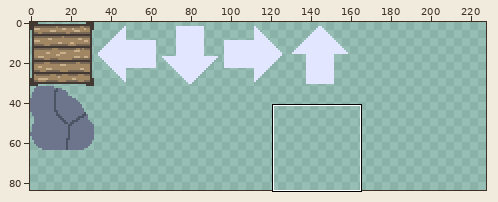
Pixel-art file: GEODE/Assets/Sprites/ItemSprites/32x32Sprites.aseprite. The first picture is a wide view before the edit; the outline marks the close-up.
Close-up. First the earlier version:
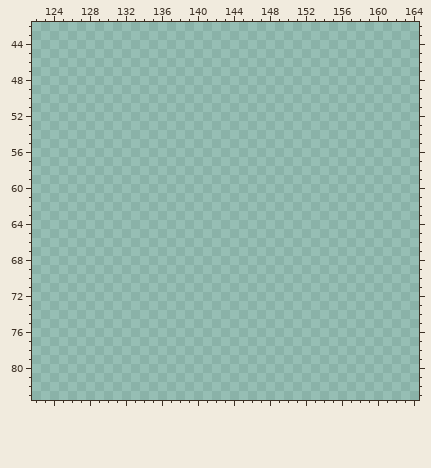
256x256 pixels, 1 frame. Shown: x 122..164, y 42..83. The wide view leaves out empty margins. The commit also changed other parts of the picture, which this record leaves out.
Palette (. is transparent): 
Now the later version:
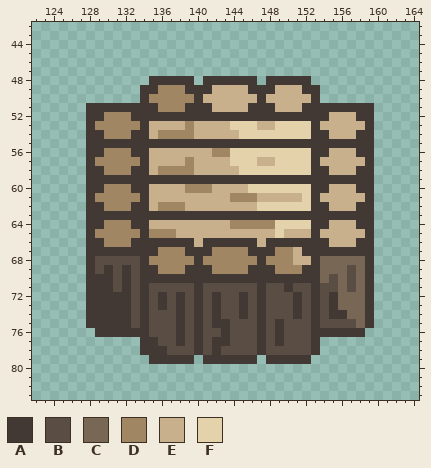
Colours new in this view: A #423934  B #5a4e44  C #796755  D #a08662  E #c7b08b  F #e4d2aa
The exact change:
{"y":48,"x":135,"old":".....","new":"AAAAA"}
{"y":48,"x":141,"old":"......","new":"AAAAAA"}
{"y":48,"x":148,"old":".....","new":"AAAAA"}
{"y":49,"x":134,"old":"....................","new":"AADDDAAAEEEEAAAEEEAA"}
{"y":50,"x":134,"old":"....................","new":"ADDDDDAEEEEEEAEEEEEA"}
{"y":51,"x":128,"old":"................................","new":"AAAAAAAADDDAAAEEEEAAAEEEAAAAAAAA"}
{"y":52,"x":128,"old":"................................","new":"AADDDAAAAAAAAAAAAAAAAAAAAAAEEEAA"}
{"y":53,"x":128,"old":"................................","new":"ADDDDDAEEEEDEEEEFFFEEFFFFAEEEEEA"}
{"y":54,"x":128,"old":"................................","new":"AADDDAAEDDDDEEEEEFFFFFFFFAAEEEAA"}
{"y":55,"x":128,"old":"................................","new":"AAAAAAAAAAAAAAAAAAAAAAAAAAAAAAAA"}
{"y":56,"x":128,"old":"................................","new":"AADDDAAEEEEEEEDDFFFFFFFFFAAEEEAA"}
{"y":57,"x":128,"old":"................................","new":"ADDDDDAEEEEDEEEEFFFEEFFFFAEEEEEA"}
{"y":58,"x":128,"old":"................................","new":"AADDDAAEDDDDEEEEEFFFFFFFFAAEEEAA"}
{"y":59,"x":128,"old":"................................","new":"AAAAAAAAAAAAAAAAAAAAAAAAAAAAAAAA"}
{"y":60,"x":128,"old":"................................","new":"AADDDAAEEEEDDDEEEEFFFFFFFAAEEEAA"}
{"y":61,"x":128,"old":"................................","new":"ADDDDDAEEEEEEEEEDDDEEEEEFAEEEEEA"}
{"y":62,"x":128,"old":"................................","new":"AADDDAAEDDDEEEEEEEEFFFFFFAAEEEAA"}
{"y":63,"x":128,"old":"................................","new":"AAAAAAAAAAAAAAAAAAAAAAAAAAAAAAAA"}
{"y":64,"x":128,"old":"................................","new":"AADDDAAEEEEEEEEEDDDDDFFFFAAEEEAA"}
{"y":65,"x":128,"old":"................................","new":"ADDDDDADDDEEEEEEEEEEEFEEEAEEEEEA"}
{"y":66,"x":128,"old":"................................","new":"AADDDAAAAAAAEAAAAAAEAAAAAAAEEEAA"}
{"y":67,"x":128,"old":"................................","new":"AAAAAAAADDDAAADDDDAAADDEAAAAAAAA"}
{"y":68,"x":128,"old":"................................","new":"ABBBBBADDDDDADDDDDDADDDEEACCCCCA"}
{"y":69,"x":128,"old":"................................","new":"ABABABAADDDAAADDDDAAADDDAACCCBCA"}
{"y":70,"x":128,"old":"................................","new":"AAABABAAAAAAAAAAAAAAAAAAAACBCBCA"}
{"y":71,"x":128,"old":"................................","new":"AAABABABBBBBABBBBBBABBABBABBCBCA"}
{"y":72,"x":128,"old":"................................","new":"AAAAABABABABABABBABABBBABABACCCA"}
{"y":73,"x":128,"old":"................................","new":"AAAAABABABABABABBABABBBABABACCCA"}
{"y":74,"x":128,"old":"................................","new":"AAAAABABBBABABABBABABBBABABAACCA"}
{"y":75,"x":128,"old":"................................","new":"AAAAABABBBABABAABBBABABBBABBBBCA"}
{"y":76,"x":129,"old":"..............................","new":"AAAAAABBBABABBABBBABABBBAAAAAA"}
{"y":77,"x":134,"old":"....................","new":"AABBABABAABBBABABBBA"}
{"y":78,"x":134,"old":"....................","new":"AAABBBABABBBBABBBBBA"}
{"y":79,"x":135,"old":".....","new":"AAAAA"}
{"y":79,"x":141,"old":"......","new":"AAAAAA"}
{"y":79,"x":148,"old":".....","new":"AAAAA"}
